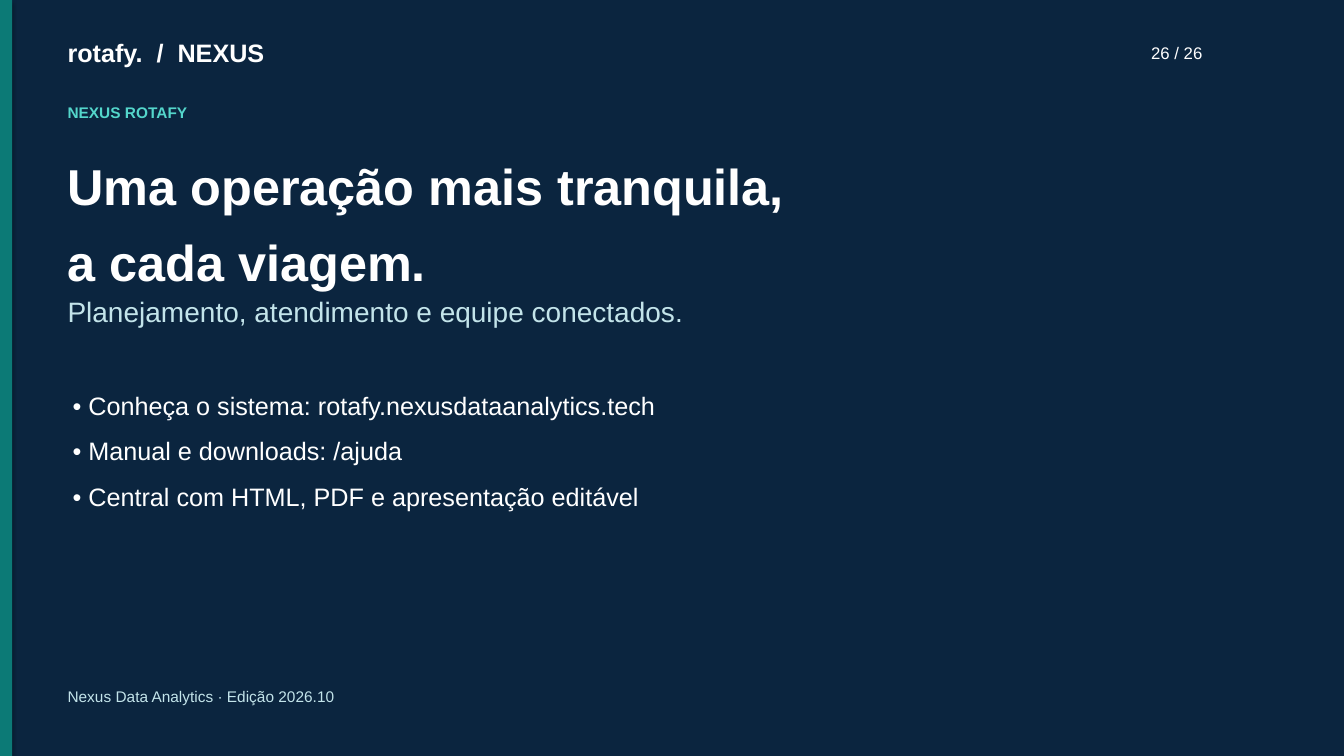
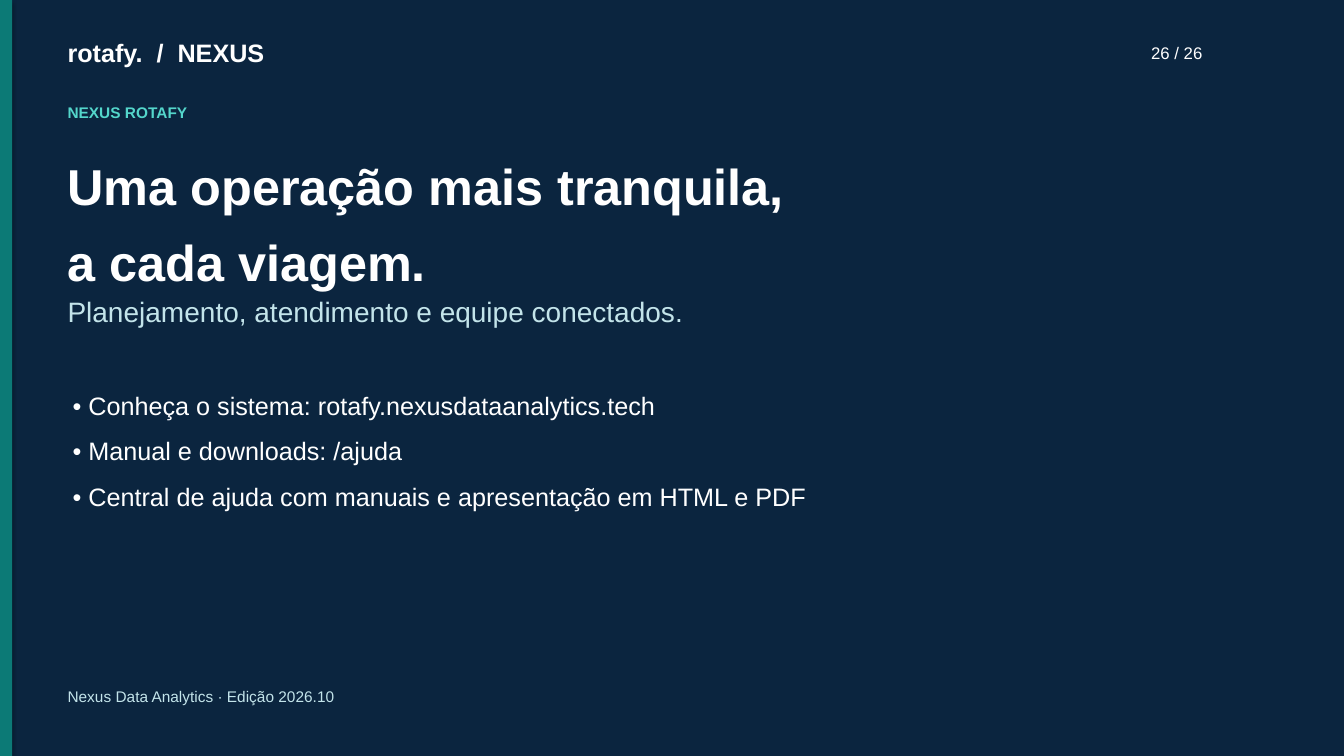
Before and after one commit to cfartes/rotafy, a slide deck: slide 26 of backend/private/documentacao/apresentacao.pptx. Drawn at 1344x756 pixels with LibreOffice and Linux fonts; fonts in the diff are those of the drawing. Boxes give left, top, right and bottom in pixels: in the first picture for what was removed or moved away, otherwise in the second. Text is boxed around its words. In the diff, an @@ line names an element or a change of style, - is before the commit and + after.

```diff
--- a/backend/private/documentacao/apresentacao.pptx
+++ b/backend/private/documentacao/apresentacao.pptx
@@ text at [88, 487, 805, 512]: text changed @@
-• Central com HTML, PDF e apresentação editável
+• Central de ajuda com manuais e apresentação em HTML e PDF
```
Also in this commit, not shown: 3 other slides changed, 59 other files.
